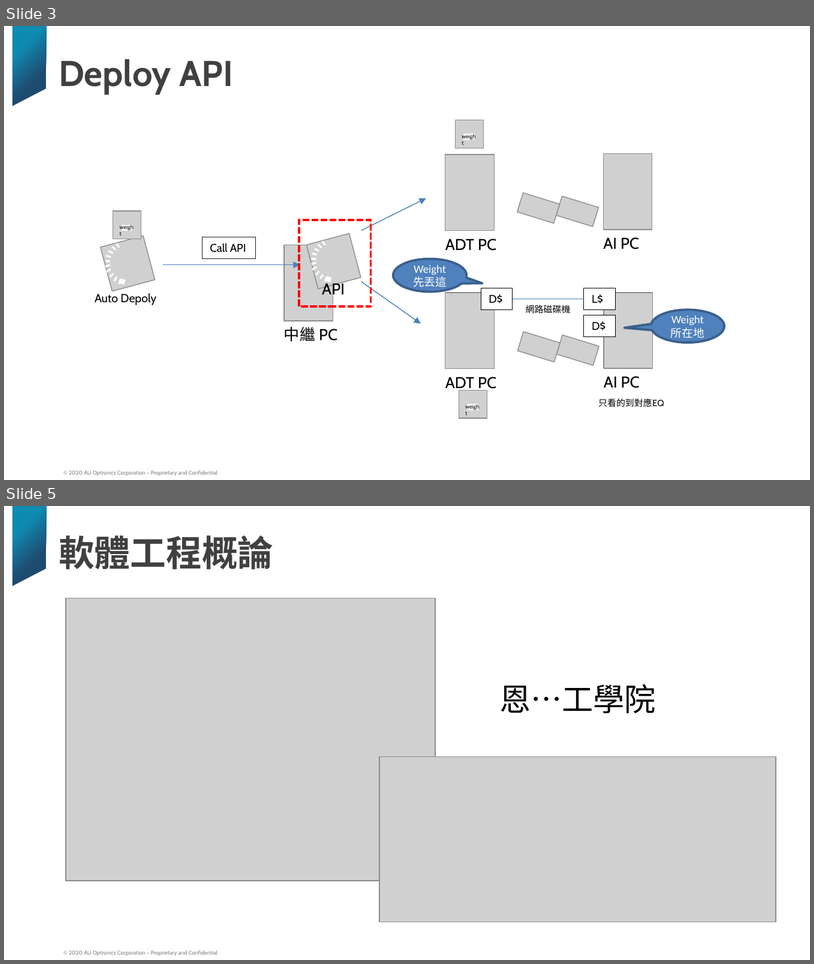
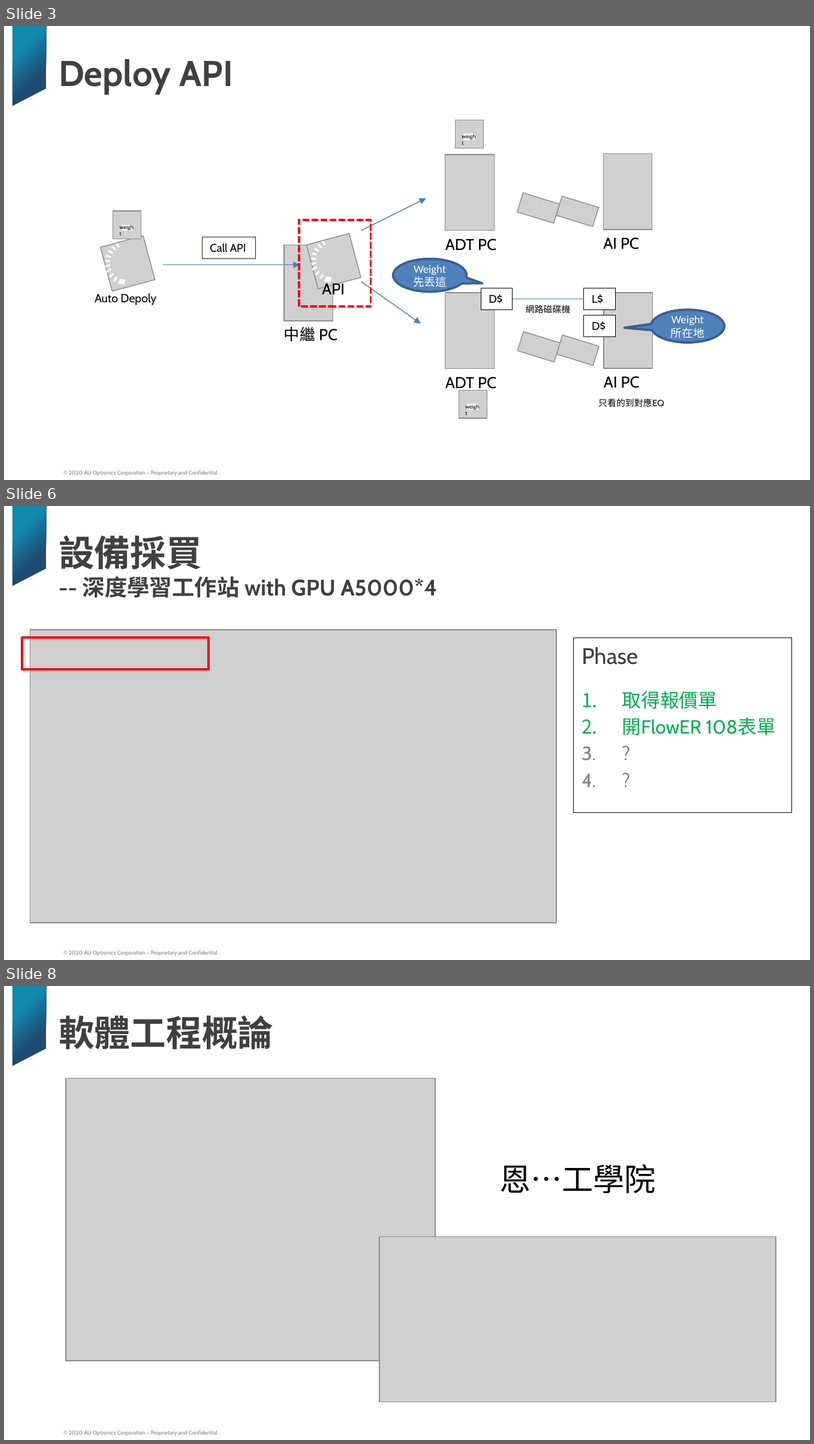
Before and after one commit to HongsyunJi/transferfile, a slide deck: HongsyunJi_weekly_report_w142.pptx. Shown one above the other, each under a label of ours: slides 3 and 5 before the commit, slides 3, 6 and 8 after it; the slides between them are not shown. The pictures are 814x964 and 814x1444 pixels, drawn with LibreOffice and Linux fonts; fonts in the diff are those of the drawing; grey boxes stand for pictures; background and template pictures are left out. Boxes give left, top, right and bottom in pixels: in the first picture for what was removed or moved away, otherwise in the second. Text is boxed around its words. In the diff, an @@ line names an element or a change of style, - is before the commit and + after.

```diff
--- a/HongsyunJi_weekly_report_w142.pptx
+++ b/HongsyunJi_weekly_report_w142.pptx
@@ slide 6 added at (4, 506, 810, 960), background #FFFFFF; not listed: 2 template elements that a slide beside it also shows @@
@@ title added at (59, 535, 437, 598), 20 pt, text #404040, bold @@
+設備採買
+-- 深度學習工作站 with GPU A5000*4
@@ picture added at (30, 630, 557, 922) @@
@@ rectangle added at (23, 637, 209, 669), outline #FF0000 2 pt @@
@@ text added at (574, 637, 792, 813), outline #000000 0.75 pt, 17 pt, text #00B050 @@
+Phase
+1. 取得報價單
+2. 開FlowER 108表單
+3. ?
+4. ?
@@ what was slide 5 is now slide 8 @@
```
Also in this commit, not shown: 2 slides changed, 3 other slides added, 4 slides removed, 8 other files.
